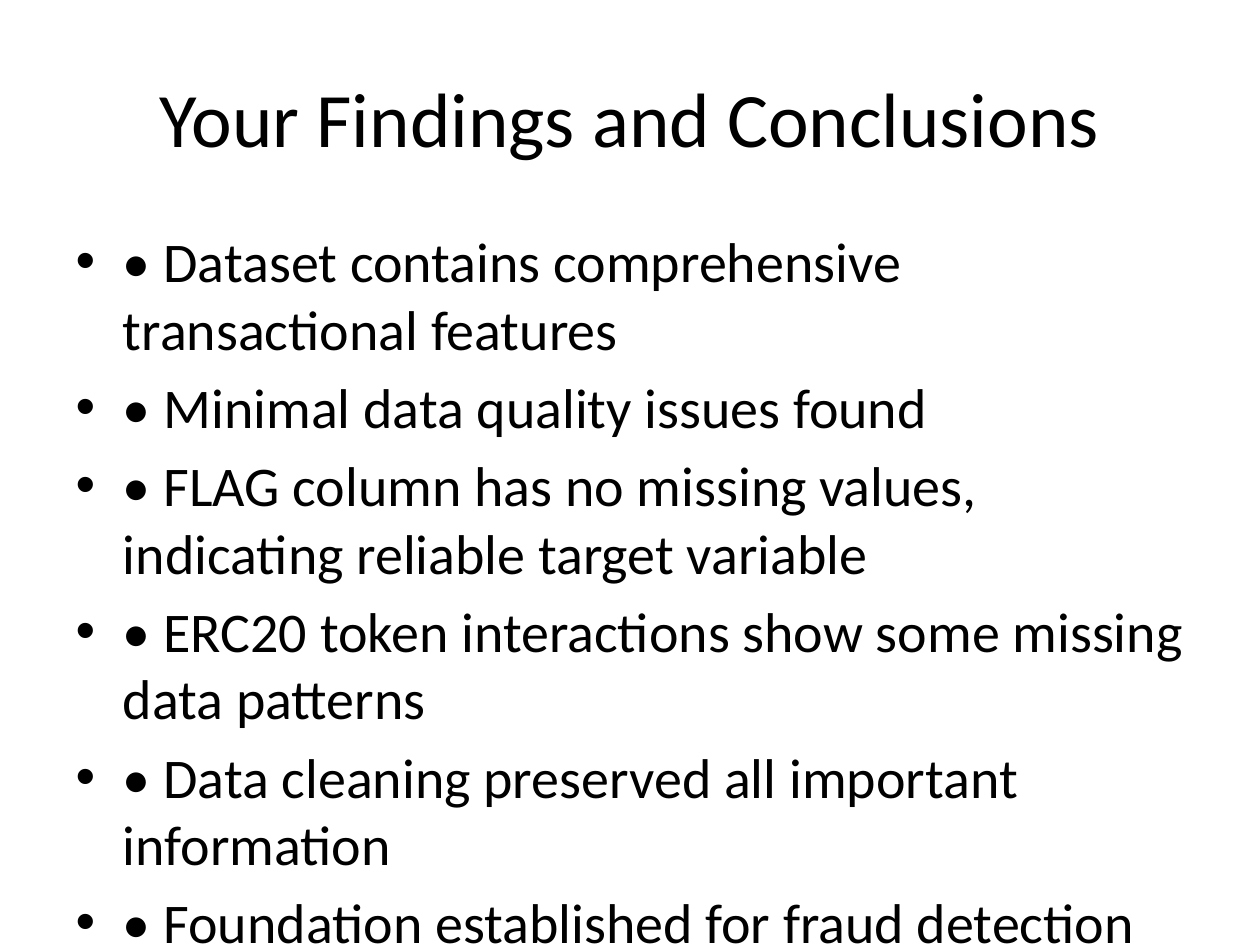
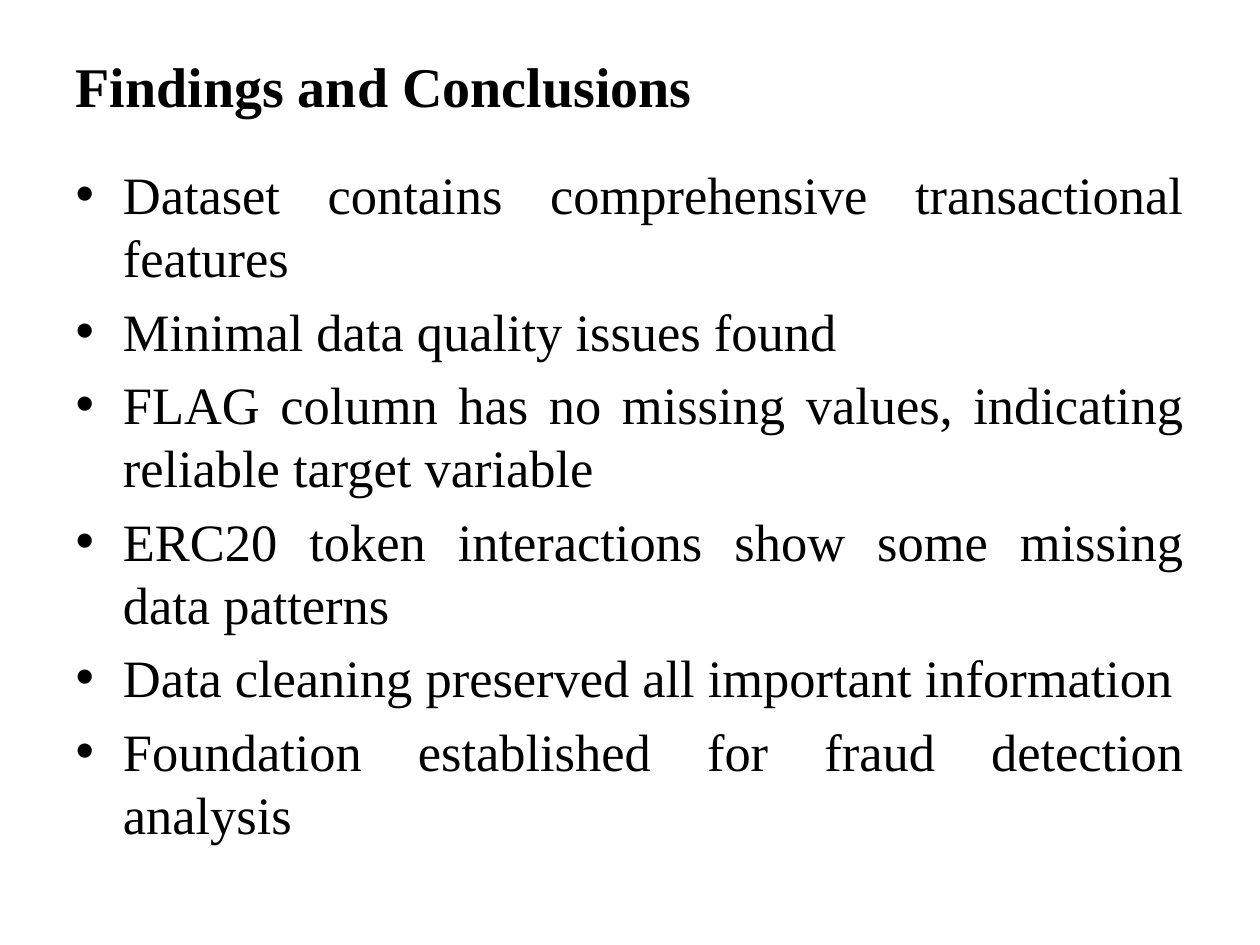
Before and after one commit to AhmadFarazWeb3Developer/Ethereum-Fraud-Detection-Using-AI, a slide deck: slide 10 of Assignment_01/Assignment_01_Presentation.pptx (slide 9 before the commit). Drawn at 1260x945 pixels with LibreOffice and Linux fonts; fonts in the diff are those of the drawing. Boxes give left, top, right and bottom in pixels: in the first picture for what was removed or moved away, otherwise in the second. Text is boxed around its words. In the diff, an @@ line names an element or a change of style, - is before the commit and + after.

```diff
--- a/Assignment_01/Assignment_01_Presentation.pptx
+++ b/Assignment_01/Assignment_01_Presentation.pptx
@@ title at (76,68,691,118): text changed; size 44 to 32 pt; font Calibri to Times New Roman; bold on @@
-Your Findings and Conclusions
+Findings and Conclusions
@@ text at (123,177,1183,844): text changed; size 32 to 30 pt; font Calibri to Times New Roman @@
-• • Dataset contains comprehensive transactional features
-• • Minimal data quality issues found
-• • FLAG column has no missing values, indicating reliable target variable
-• • ERC20 token interactions show some missing data patterns
-• • Data cleaning preserved all important information
-• • Foundation established for fraud detection analysis
+• Dataset contains comprehensive transactional features
+• Minimal data quality issues found
+• FLAG column has no missing values, indicating reliable target variable
+• ERC20 token interactions show some missing data patterns
+• Data cleaning preserved all important information
+• Foundation established for fraud detection analysis
```
Also in this commit, not shown: 11 other slides changed, 1 slide added, 24 other files.
